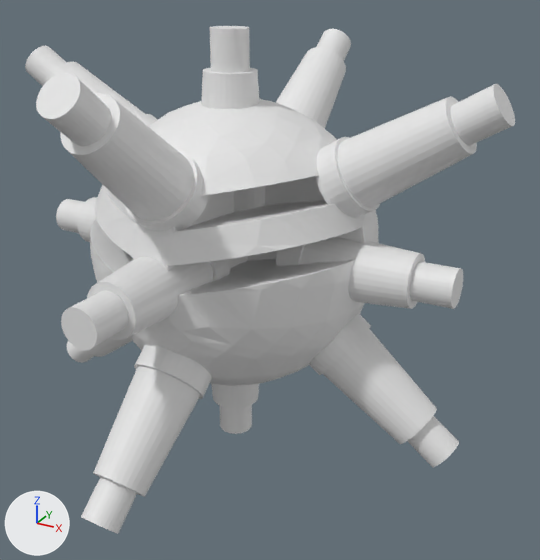
Renders of the FBX model Assets/Models/Mine.fbx from each side of a commit.
Rendered twice from a 50 mm camera at (0.657, -1.068, 0.473) aimed at (0.065, 0.008, -0.065). Every picture has the same lights, and +X, +Y and +Z are marked at lower left. Where no turn or scale is listed for an object, it has been applied to the vertices.
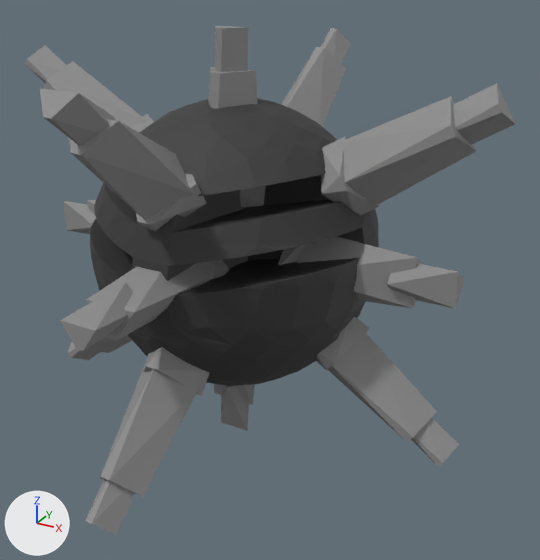
The newer file is also turned or shifted as a whole; pictures and numbers use the older file's frame.

The change in detail:
Material 'Guts' (mat_guts) is new.
Its base color is (0.0374, 0.0374, 0.0374) (black #363636).
Its roughness is 0.69.
Material 'Decor' (mat_decor) is new.
Its base color is (0.267, 0.267, 0.267) (grey #8d8d8d).
Its roughness is 0.69.
me_head_evil has 625 vertices, 1246 faces and spans x -0.251..0.251, y -0.251..0.253, z -0.253..0.253.
me_head_evil now uses material mat_guts (black #363636).
Mesh me_cylinder_021_1 is new.
It has 336 vertices, 420 faces and spans x -0.443..0.456, y -0.588..0.265, z -0.386..0.365.
It uses material mat_decor (grey #8d8d8d).
Object 'Cylinder.008' (ob_cylinder_008) is deleted.
Object 'Cylinder.010' (ob_cylinder_010) is deleted.
Object 'Cylinder.011' (ob_cylinder_011) is deleted.
Object 'Cylinder.005' (ob_cylinder_005) is deleted.
Object 'Cylinder.003' (ob_cylinder_003) is deleted.
Object 'Cylinder.006' (ob_cylinder_006) is deleted.
Object 'Cylinder.009' (ob_cylinder_009) is deleted.
Object 'Cylinder.002' (ob_cylinder_002) is deleted.
Object 'Cylinder.012' (ob_cylinder_012) is deleted.
Object 'Cylinder.000' (ob_cylinder_000) is deleted.
Object 'Cylinder.004' (ob_cylinder_004) is deleted.
Object 'Cylinder.001' (ob_cylinder_001) is deleted.
Object 'Cylinder.014' (ob_cylinder_014) is new; it shows me_cylinder_021_1.
Its location is (0.0, 0.161, 0.0).

What differs and where, as boxes (x1, y1, x2, y2) in the pictures (540 x 560 px):
'Cylinder.014', added
    after: (25, 26, 515, 535)
'Head Evil', recoloured (white to black)
    both: (90, 98, 379, 386)
'Cylinder.001', deleted
    before: (36, 73, 209, 231)
'Cylinder.002', deleted
    before: (315, 84, 515, 218)
'Cylinder.006', deleted
    before: (81, 345, 212, 534)
'Cylinder.004', deleted
    before: (309, 314, 459, 467)
'Cylinder.012', deleted
    before: (61, 257, 230, 350)
'Cylinder.010', deleted
    before: (276, 237, 463, 309)
'Cylinder.008', deleted
    before: (201, 26, 266, 211)
'Cylinder.003', deleted
    before: (276, 29, 351, 129)
'Cylinder.000', deleted
    before: (25, 46, 157, 126)
'Cylinder.009', deleted
    before: (211, 383, 259, 434)
'Cylinder.011', deleted
    before: (56, 197, 97, 242)
'Cylinder.005', deleted
    before: (67, 337, 132, 363)
